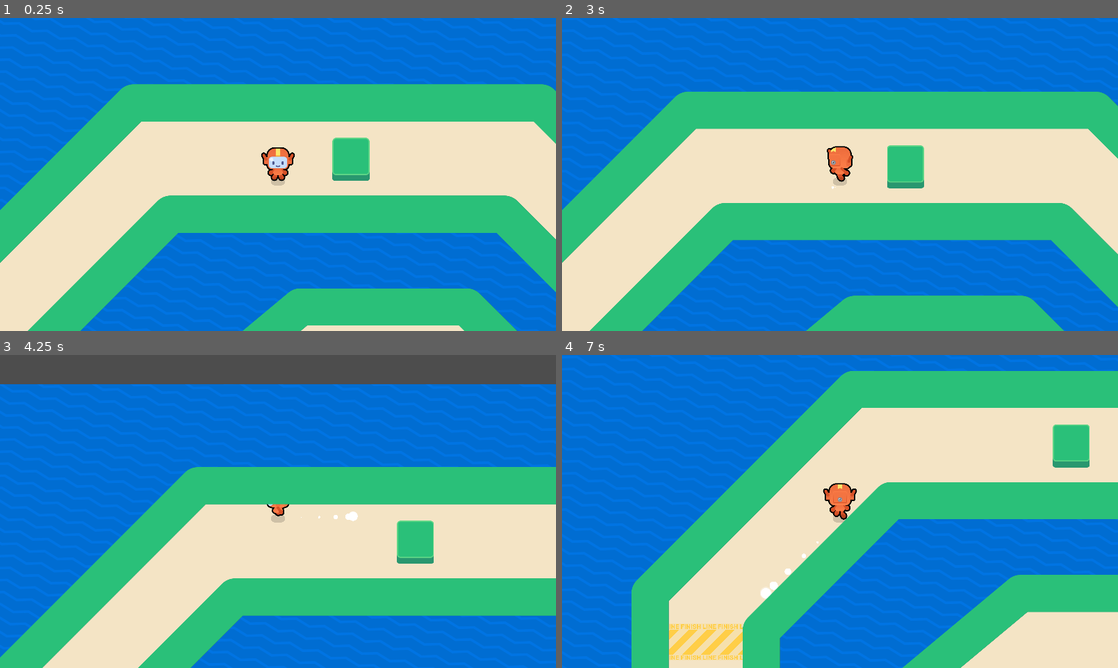
Above: before the commit, frames 1-4 (two rows, left to right).
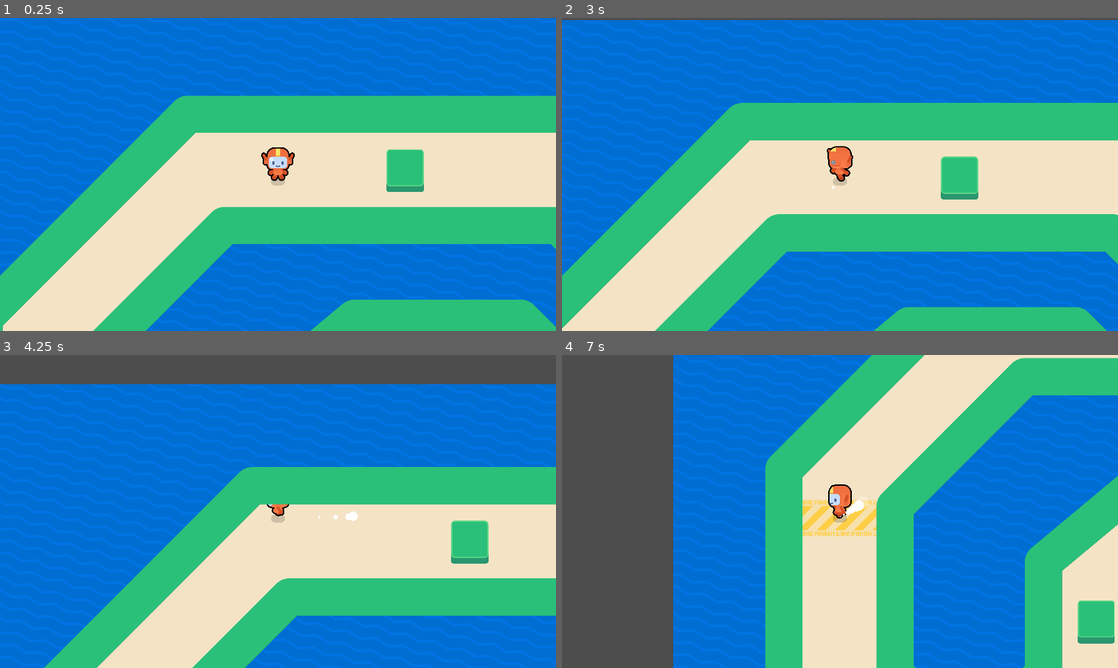
Above: after the commit, the same moments.

Repository: Yy101488/M9-Top-Down-Movement
Game: Godot game, scene res://lessons/game.tscn
Same seed, same stepped clock (60 frames per second), same inputs: the game is played once before the commit and once after it.
Inputs (mouse positions are in pixels of both pictures, inside the frame that each line leads up to):
- Up to frame 1 (0.25 s): no input
- Up to frame 2 (3 s): tap Enter at 0.5 s; move the mouse to (962, 158) at 0.52 s; hold Right (move_right) 0.53-1.28 s; tap Z every 0.75 s from 0.6 to 2.85 s; click (962, 158) at 0.67 s; tap Space at 0.77, 1.52 s; move the mouse to (728, 190) at 1.27 s; hold Down (move_down) 1.28-2.03 s; click (728, 190) at 1.42 s; move the mouse to (895, 105) at 2.02 s; hold Right (move_right) 2.03-2.78 s; click (895, 105) at 2.17 s; move the mouse to (812, 237) at 2.77 s; hold Up (move_up) from 2.78 s (still down); click (812, 237) at 2.92 s
- Up to frame 3 (4.25 s): tap Space at 3.02, 3.77 s; move the mouse to (444, 558) at 3.52 s; release Up (move_up) at 3.53 s; hold Left (move_left) from 3.53 s (still down); tap Z at 3.6 s; click (444, 558) at 3.67 s
- Up to frame 4 (7 s): move the mouse to (673, 464) at 4.27 s; tap Z every 0.75 s from 4.35 to 6.6 s; click (673, 464) at 4.42 s; tap Space at 4.52, 6.02, 6.77 s; move the mouse to (867, 511) at 5.02 s; release Left (move_left) at 5.03 s; hold Down (move_down) 5.03-5.78 s; click (867, 511) at 5.17 s; move the mouse to (756, 433) at 5.77 s; hold Right (move_right) 5.78-6.53 s; click (756, 433) at 5.92 s; move the mouse to (962, 495) at 6.52 s; hold Up (move_up) from 6.53 s (still down); click (962, 495) at 6.67 s

The runs differ from the first frame. In frame 1, 34% of the frame differs, in the area x 0-100%, y 21-100%; in frame 2, 34%; in frame 3, 18%; in frame 4, 68%, in the area x 0-100%, y 0-100%.

Commit message:
Finished Module 9 Lesson 12

Diff:
--- /dev/null
+++ b/lessons/bouncer.gd
@@ -0,0 +1,34 @@
+extends CharacterBody2D
+
+
+
+@onready var _dust: GPUParticles2D = %Dust
+@onready var _runner_visual_purple: RunnerVisual = %RunnerVisualPurple
+
+
+@export var max_speed:=600.0
+@export var acceleration:=1200.0
+@export var deceleration := 1080.0
+
+func _physics_process(delta: float) -> void:
+	var direction := global_position.direction_to(get_global_mouse_position())
+	var distance :=global_position.distance_to(get_global_mouse_position())
+	var speed := max_speed if distance > 100 else max_speed * distance/100
+
+	var desired_velocity := direction* speed
+	velocity= velocity.move_toward(desired_velocity,acceleration*delta)
+	move_and_slide()
+
+	if velocity.length()>10.0:
+		_runner_visual_purple.angle = rotate_toward(_runner_visual_purple.angle, direction.orthogonal().angle(), 8.0 * delta)
+		var current_speed_percent:=velocity.length()/max_speed
+		_runner_visual_purple.animation_name=(
+			RunnerVisual.Animations.WALK
+			if current_speed_percent <0.8
+			else RunnerVisual.Animations.RUN
+		)
+		_dust.emitting = true
+
+	else:
+		_runner_visual_purple.animation_name = RunnerVisual.Animations.IDLE
+		_dust.emitting = false
--- /dev/null
+++ b/lessons/bouncer.tscn
@@ -0,0 +1,82 @@
+[gd_scene load_steps=14 format=3 uid="uid://dl55tquycwxa6"]
+
+[ext_resource type="Script" path="res://lessons/bouncer.gd" id="1_1qive"]
+[ext_resource type="Texture2D" uid="uid://dbcmxo51msi8m" path="res://assets/runner/shadow.png" id="2_64vfr"]
+[ext_resource type="Texture2D" uid="uid://bkq3gfbp5fwqx" path="res://assets/circle_64x64.png" id="3_jp4tr"]
+[ext_resource type="PackedScene" uid="uid://hjn4sr1lgmmx" path="res://assets/runner/runner_visual_purple.tscn" id="3_wu6dh"]
+[ext_resource type="Shader" path="res://assets/character_contour.gdshader" id="5_02mek"]
+
+[sub_resource type="Curve" id="Curve_cl8lt"]
+_data = [Vector2(0, 0.998553), 0.0, 0.0, 0, 0, Vector2(0.796296, 1), 0.0, 0.0, 0, 0, Vector2(1, 0), 0.0, 0.0, 0, 0]
+point_count = 3
+
+[sub_resource type="CurveTexture" id="CurveTexture_d46nv"]
+curve = SubResource("Curve_cl8lt")
+
+[sub_resource type="Curve" id="Curve_agra7"]
+_data = [Vector2(0, 0), 0.0, 0.0, 0, 0, Vector2(1, 1), 0.0, 0.0, 0, 0]
+point_count = 2
+
+[sub_resource type="CurveTexture" id="CurveTexture_pb15w"]
+curve = SubResource("Curve_agra7")
+
+[sub_resource type="ParticleProcessMaterial" id="ParticleProcessMaterial_28xeg"]
+particle_flag_disable_z = true
+gravity = Vector3(0, -10, 0)
+scale_min = 0.5
+scale_max = 0.7
+scale_curve = SubResource("CurveTexture_pb15w")
+alpha_curve = SubResource("CurveTexture_d46nv")
+
+[sub_resource type="CircleShape2D" id="CircleShape2D_f7b3c"]
+radius = 24.0
+
+[sub_resource type="ShaderMaterial" id="ShaderMaterial_cl8lt"]
+shader = ExtResource("5_02mek")
+shader_parameter/viewport_scale = Vector2(1, 1)
+shader_parameter/line_color = Color(0, 0, 0, 1)
+shader_parameter/line_thickness = 4.0
+
+[sub_resource type="ViewportTexture" id="ViewportTexture_d46nv"]
+viewport_path = NodePath("Subviewport")
+
+[node name="Bouncer" type="CharacterBody2D"]
+motion_mode = 1
+script = ExtResource("1_1qive")
+
+[node name="Shadow" type="Sprite2D" parent="."]
+modulate = Color(1, 1, 1, 0.156863)
+self_modulate = Color(0, 0, 0, 1)
+y_sort_enabled = true
+position = Vector2(1, 1.25)
+scale = Vector2(0.515625, 0.429688)
+texture = ExtResource("2_64vfr")
+
+[node name="Dust" type="GPUParticles2D" parent="."]
+unique_name_in_owner = true
+position = Vector2(1, -3)
+emitting = false
+process_material = SubResource("ParticleProcessMaterial_28xeg")
+texture = ExtResource("3_jp4tr")
+
+[node name="CollisionShape2D" type="CollisionShape2D" parent="."]
+position = Vector2(1, -24)
+shape = SubResource("CircleShape2D_f7b3c")
+
+[node name="Camera2D" type="Camera2D" parent="."]
+position = Vector2(1, -23)
+
+[node name="Subviewport" type="SubViewport" parent="."]
+transparent_bg = true
+size = Vector2i(124, 150)
+render_target_update_mode = 4
+
+[node name="RunnerVisualPurple" parent="Subviewport" instance=ExtResource("3_wu6dh")]
+unique_name_in_owner = true
+position = Vector2(62, 120)
+scale = Vector2(0.5, 0.5)
+
+[node name="Sprite2D" type="Sprite2D" parent="."]
+material = SubResource("ShaderMaterial_cl8lt")
+position = Vector2(1, -55)
+texture = SubResource("ViewportTexture_d46nv")
--- a/lessons/game.tscn
+++ b/lessons/game.tscn
@@ -17,7 +17,7 @@
 [node name="Runner" parent="." instance=ExtResource("1_yasw7")]
 unique_name_in_owner = true
 y_sort_enabled = true
-position = Vector2(-329, -725)
+position = Vector2(-516, -764)
 
 [node name="FinishLine" parent="." instance=ExtResource("3_sepuf")]
 unique_name_in_owner = true
